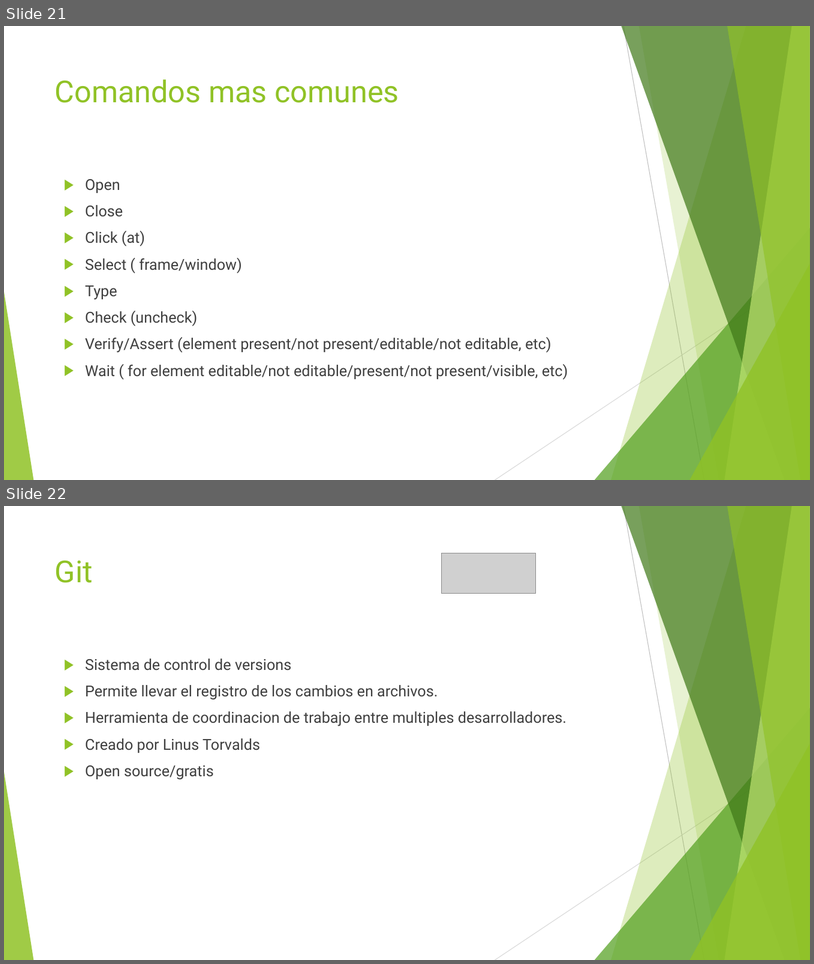
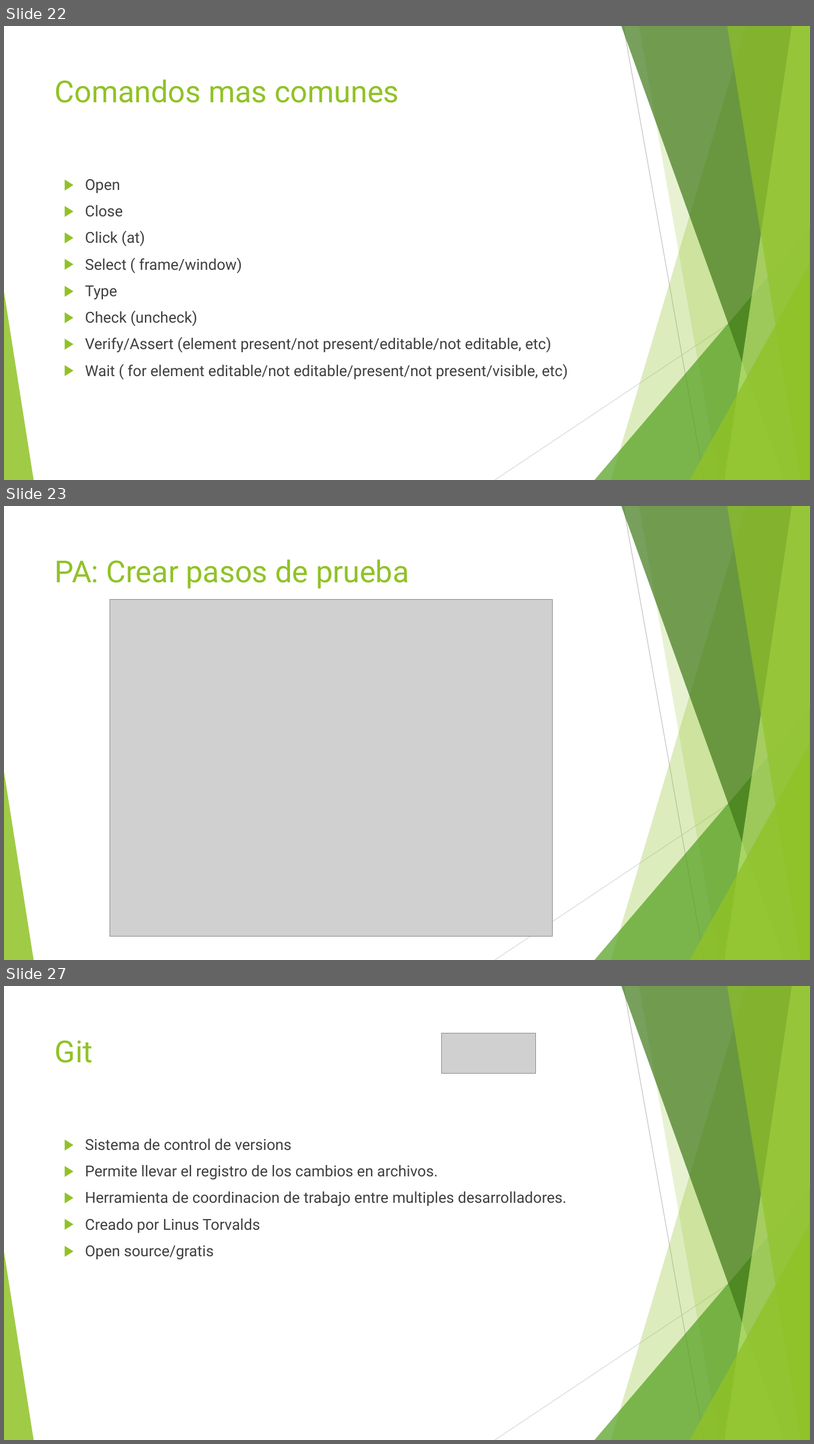
Before and after one commit to jomarnavarro/intro_automation, a slide deck: presentaciones/Selenium, session 1.pptx. Shown one above the other, each under a label of ours: slides 21 and 22 before the commit, slides 22, 23 and 27 after it; the slides between them are not shown. The pictures are 814x964 and 814x1444 pixels, drawn with LibreOffice and Linux fonts; fonts in the diff are those of the drawing; grey boxes stand for pictures. Boxes give left, top, right and bottom in pixels: in the first picture for what was removed or moved away, otherwise in the second. Text is boxed around its words. In the diff, an @@ line names an element or a change of style, - is before the commit and + after.

```diff
--- a/presentaciones/Selenium, session 1.pptx
+++ b/presentaciones/Selenium, session 1.pptx
@@ slide 23 added at [4,506,810,960], background #FFFFFF; not listed: 10 template elements that a slide beside it also shows @@
@@ title added at [55,559,409,589], 36 pt, text #90C226 @@
+PA: Crear pasos de prueba
@@ picture added at [110,599,552,936] @@
@@ what was slide 21 is now slide 22 @@
@@ what was slide 22 is now slide 27 @@
```
Also in this commit, not shown: 5 slides changed, 4 other slides added, 1 other file.
